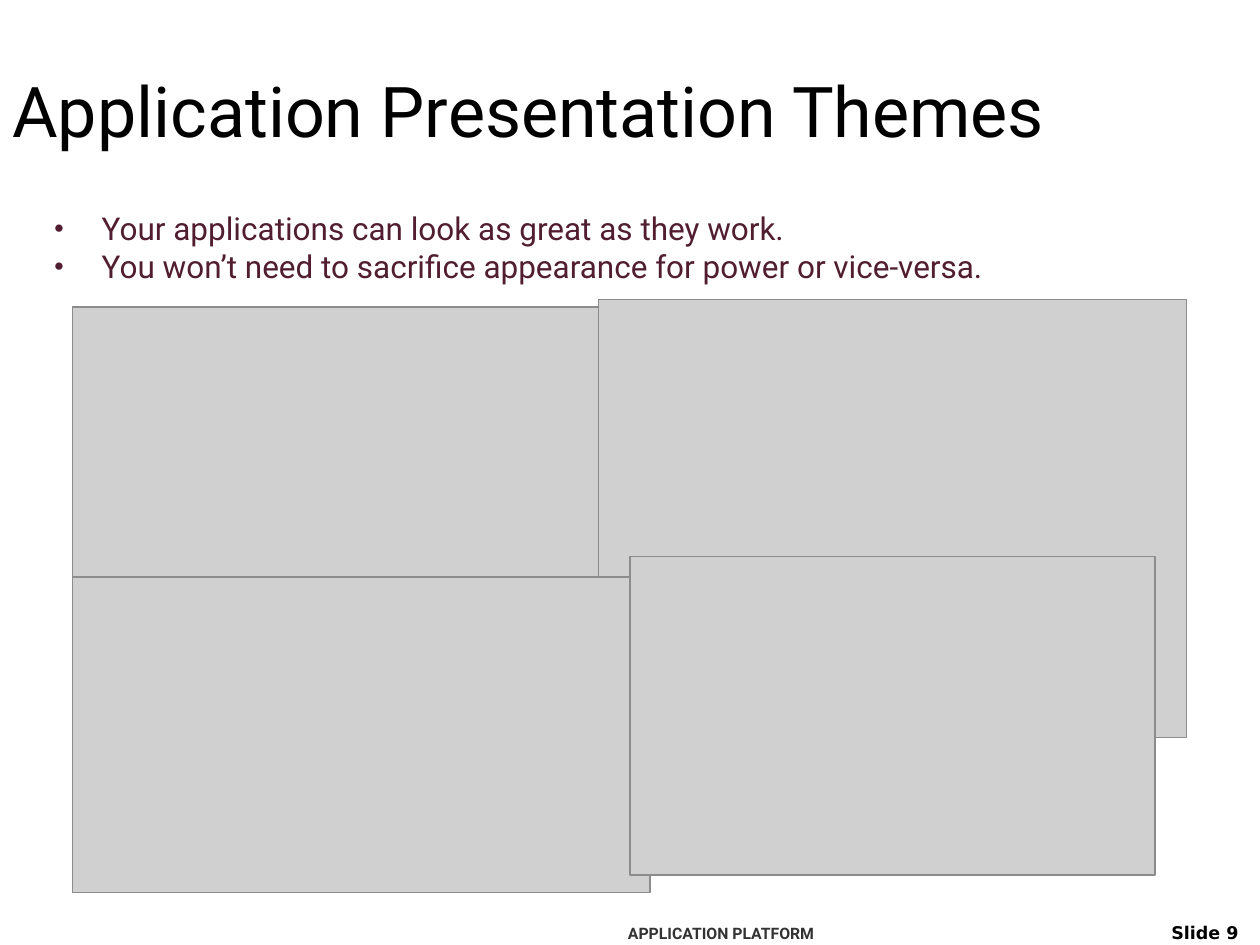
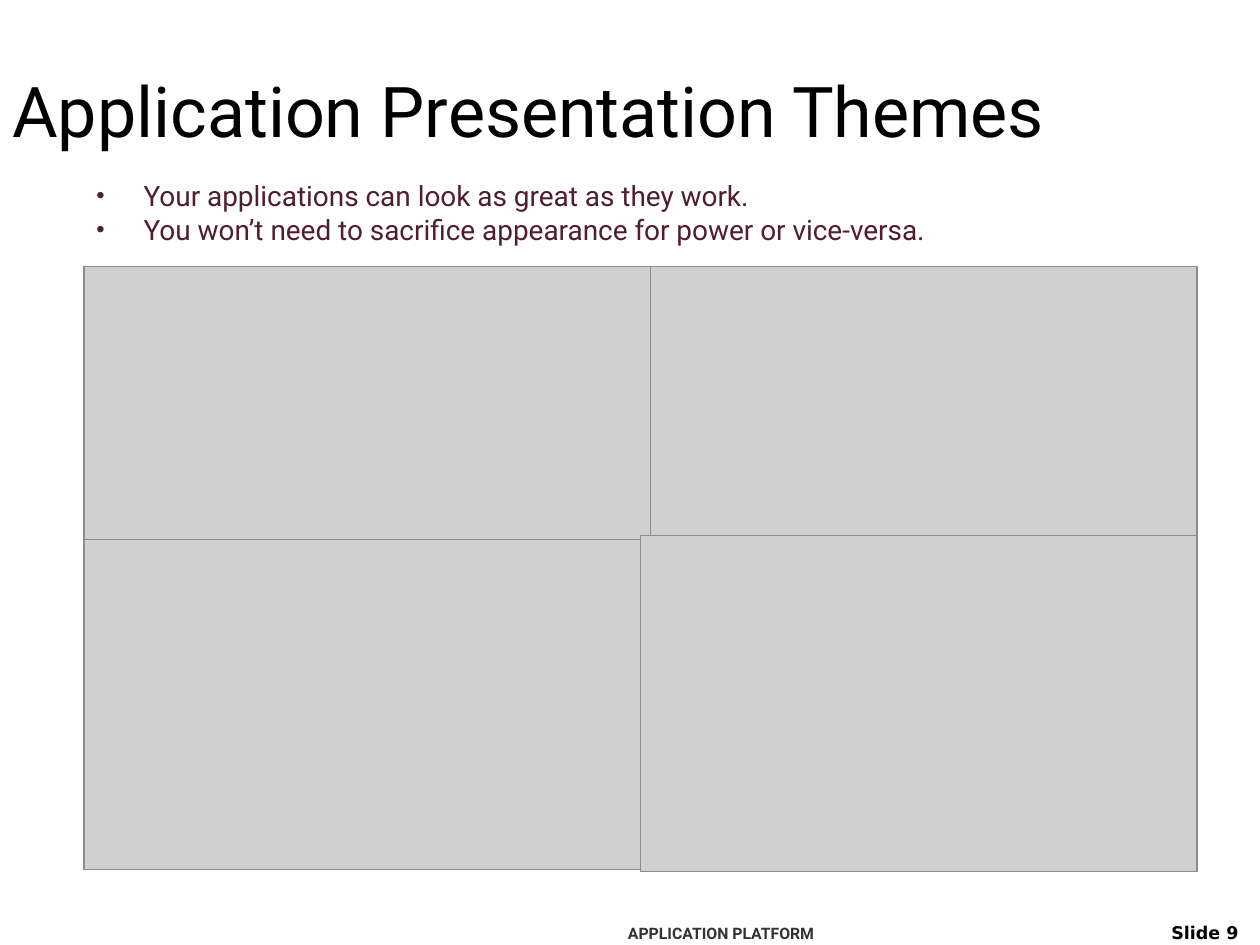
Before and after one commit to netspective/NEFS, a slide deck: slide 9 of webapps/www.netspective.com/resources/NEFS_Sales_Tech_Intro.ppt. Drawn at 1260x945 pixels with LibreOffice and Linux fonts; fonts in the diff are those of the drawing; grey boxes stand for pictures; background and template pictures are left out. Boxes give left, top, right and bottom in pixels: in the first picture for what was removed or moved away, otherwise in the second. Text is boxed around its words. In the diff, an @@ line names an element or a change of style, - is before the commit and + after.

```diff
--- a/webapps/www.netspective.com/resources/NEFS_Sales_Tech_Intro.ppt
+++ b/webapps/www.netspective.com/resources/NEFS_Sales_Tech_Intro.ppt
@@ text "Your applications can look as ...": place and size @@
-text "Your applications can look as ..." at <box>102,216,982,285</box>
+text "Your applications can look as ..." at <box>144,185,925,246</box>
@@ text "Your applications can look as ..." at <box>144,185,925,246</box>: size 18 to 16 pt @@
@@ picture: place and size @@
-picture at <box>73,307,683,709</box>
+picture at <box>84,267,651,622</box>
@@ picture: place and size @@
-picture at <box>598,300,1187,738</box>
+picture at <box>650,267,1197,645</box>
@@ picture: place and size @@
-picture at <box>73,577,650,892</box>
+picture at <box>84,539,641,869</box>
@@ picture: place and size @@
-picture at <box>630,557,1155,876</box>
+picture at <box>640,536,1197,872</box>
```
Also in this commit, not shown: 7 other slides changed.
